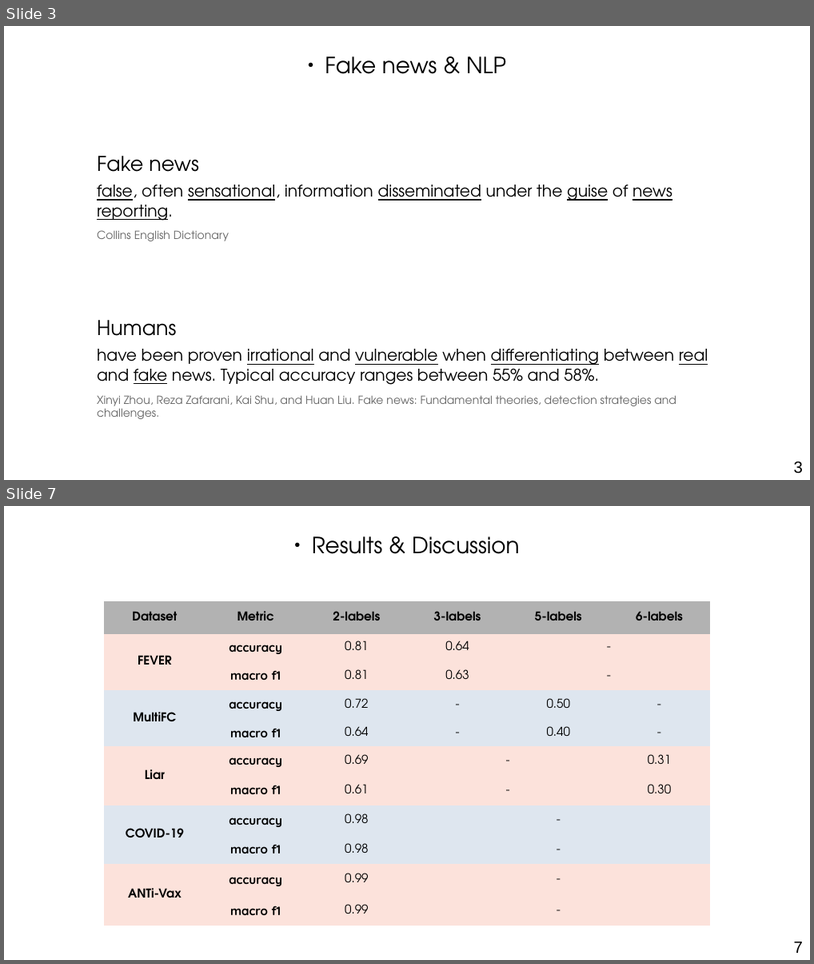
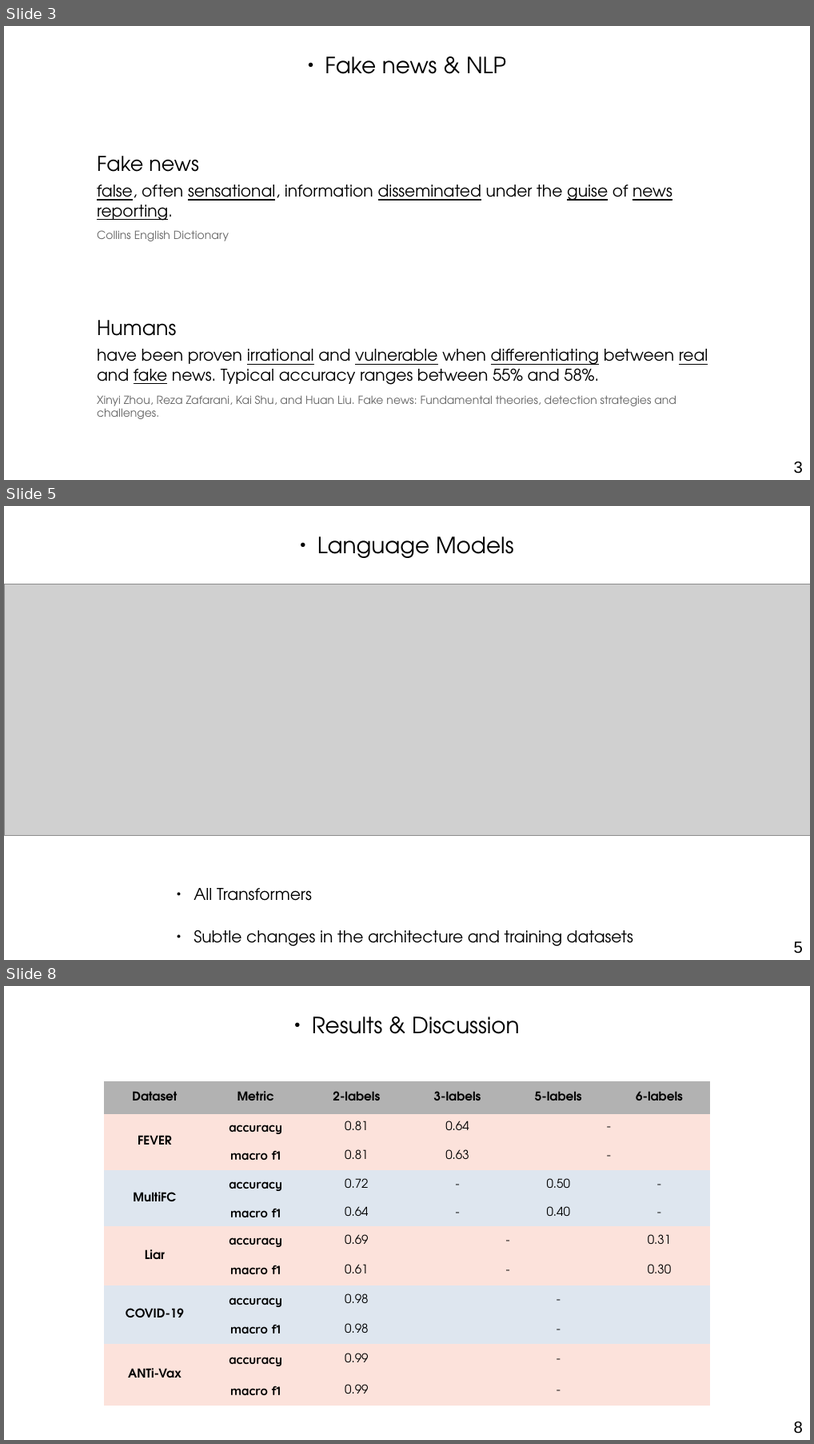
Before and after one commit to othmanelhoufi/LM-for-FactChecking, a slide deck: presentation/NLP_fact_checking.odp. Shown one above the other, each under a label of ours: slides 3 and 7 before the commit, slides 3, 5 and 8 after it; the slides between them are not shown. The pictures are 814x964 and 814x1444 pixels, drawn with LibreOffice and Linux fonts; fonts in the diff are those of the drawing; grey boxes stand for pictures. Boxes give left, top, right and bottom in pixels: in the first picture for what was removed or moved away, otherwise in the second. Text is boxed around its words. In the diff, an @@ line names an element or a change of style, - is before the commit and + after.

```diff
--- a/presentation/NLP_fact_checking.odp
+++ b/presentation/NLP_fact_checking.odp
@@ slide 5 added at [4,506,810,960], background #FFFFFF @@
@@ text added at [318,536,514,558], 22 pt, text #000000 @@
+● Language Models
@@ picture added at [4,584,810,836] @@
@@ text added at [194,888,634,946], 16 pt, text #000000 @@
+● All Transformers
+● Subtle changes in the architecture and training datasets
@@ page number added at [794,941,803,953], 16 pt, text #000000 @@
+5
@@ what was slide 7 is now slide 8 @@
@@ page number at [794,1421,803,1433]: text changed @@
-7
+8
```
Also in this commit, not shown: 5 slides changed, 1 other slide added, 1 other file.
